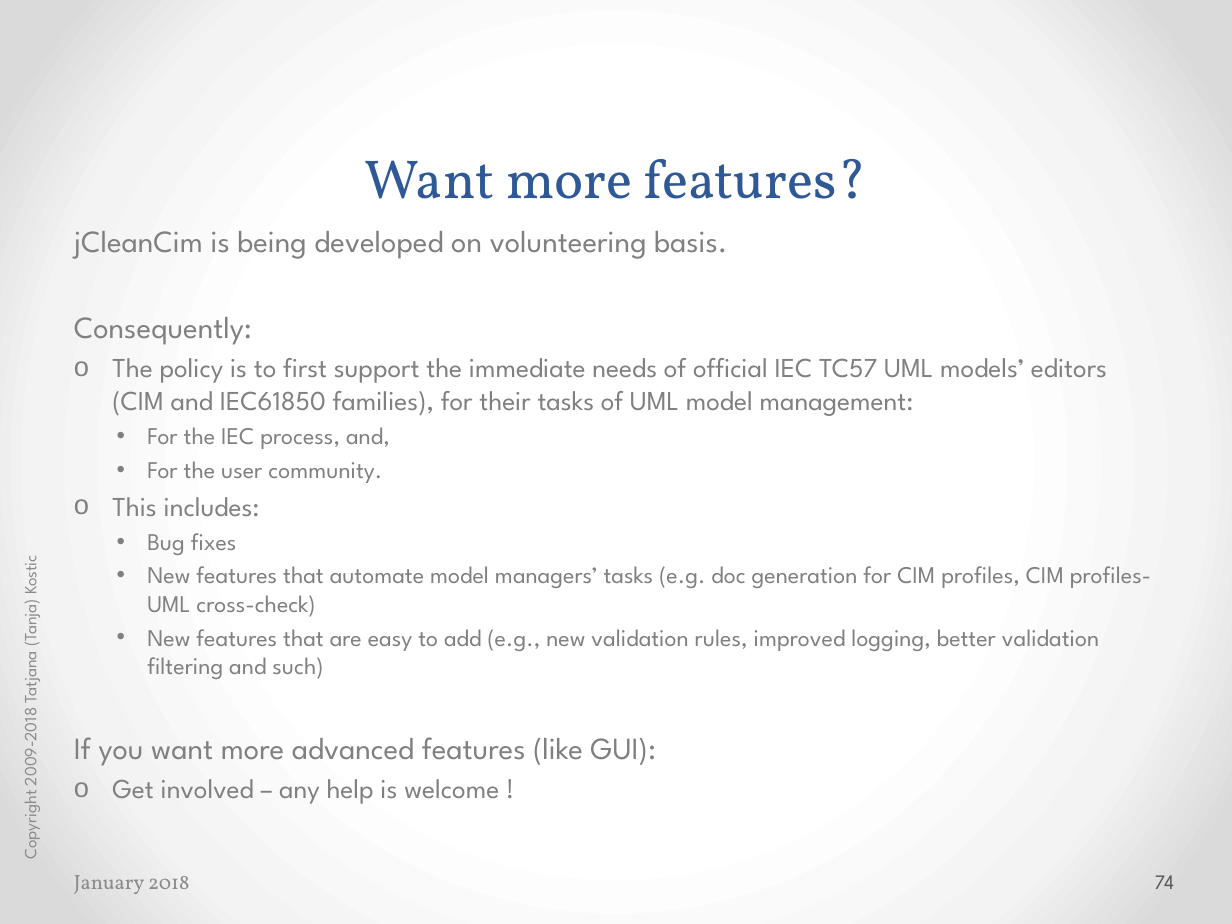
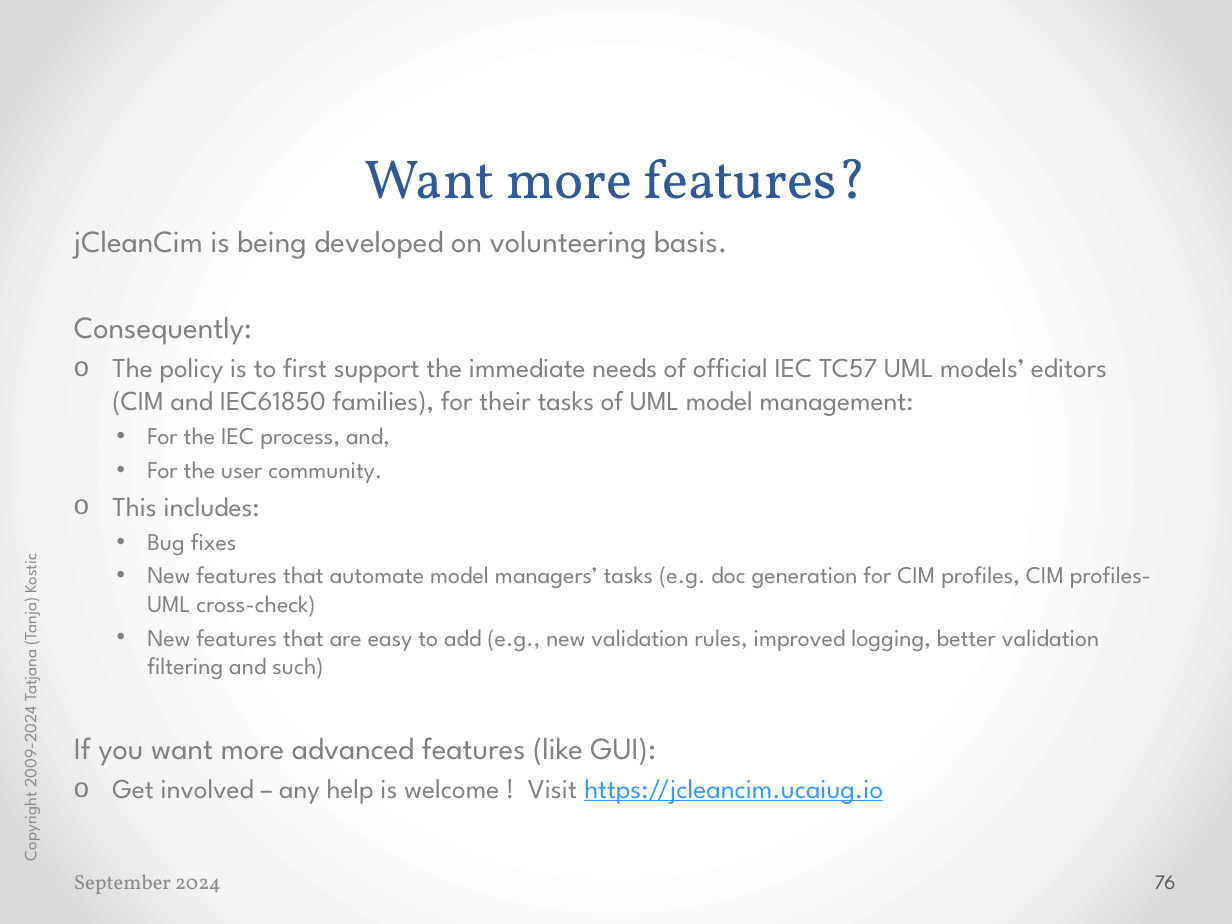
Before and after one commit to cimug-org/jCleanCim, a slide deck: slide 76 of doc/jCleanCimIntro.pptx (slide 74 before the commit). Drawn at 1232x924 pixels with LibreOffice and Linux fonts; fonts in the diff are those of the drawing. Boxes give left, top, right and bottom in pixels: in the first picture for what was removed or moved away, otherwise in the second. Text is boxed around its words. In the diff, an @@ line names an element or a change of style, - is before the commit and + after.

```diff
--- a/doc/jCleanCimIntro.pptx
+++ b/doc/jCleanCimIntro.pptx
@@ text at bbox=[17, 558, 42, 859]: text changed @@
-Copyright 2009-2018 Tatjana (Tanja) Kostic
+Copyright 2009-2024 Tatjana (Tanja) Kostic
@@ text at bbox=[112, 779, 883, 804]: text changed @@
-  o Get involved – any help is welcome !
+  o Get involved – any help is welcome ! Visit https://jcleancim.ucaiug.io
@@ text at bbox=[74, 874, 221, 894]: text changed @@
-January 2018
+September 2024
@@ page number at bbox=[1155, 875, 1176, 889]: text changed @@
-74
+76
```
Also in this commit, not shown: 74 other slides changed, 2 slides added, 35 other files.
